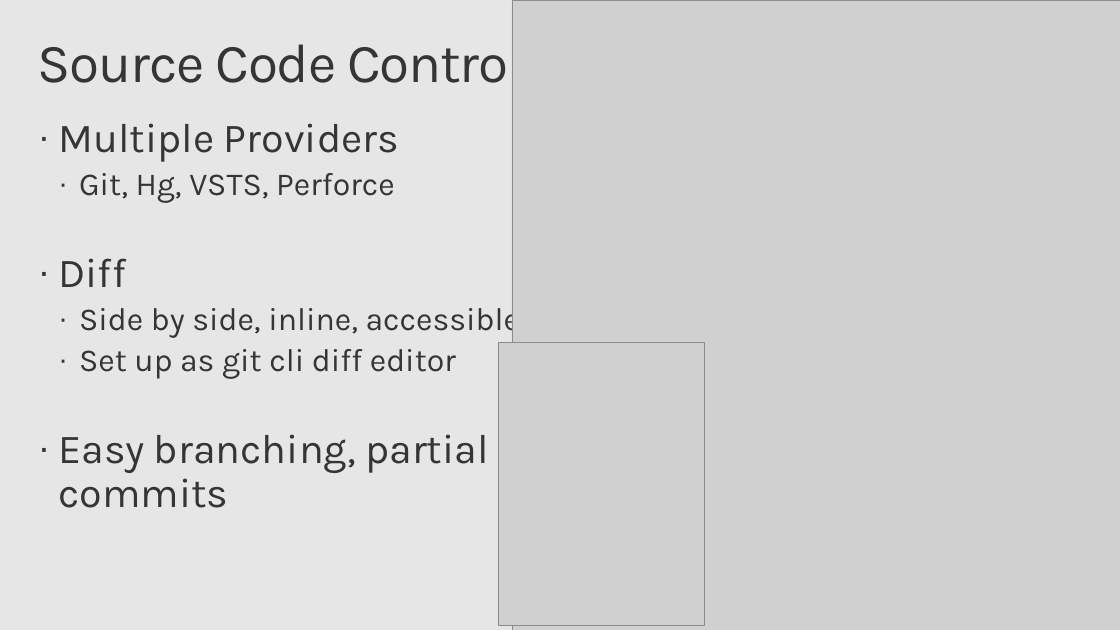
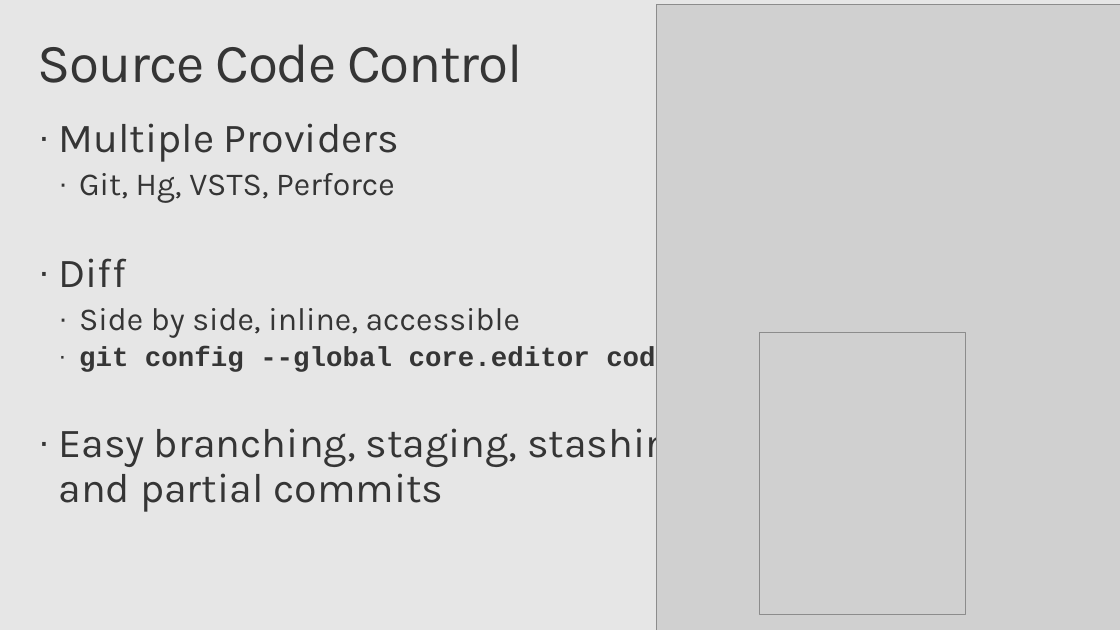
Before and after one commit to chrisdias/ignite2017, a slide deck: slide 12 of THR3028R.chrisdias.vscodetipstricks.pptx. Drawn at 1120x630 pixels with LibreOffice and Linux fonts; fonts in the diff are those of the drawing; grey boxes stand for pictures; background and template pictures are left out. Boxes give left, top, right and bottom in pixels: in the first picture for what was removed or moved away, otherwise in the second. Text is boxed around its words. In the diff, an @@ line names an element or a change of style, - is before the commit and + after.

```diff
--- a/THR3028R.chrisdias.vscodetipstricks.pptx
+++ b/THR3028R.chrisdias.vscodetipstricks.pptx
@@ picture: place and size @@
-picture at [512,1,1120,630]
+picture at [656,5,1120,630]
@@ text at [58,347,702,512]: text changed @@
-  · Set up as git cli diff editor
-· Easy branching, partial commits
+  · git config --global core.editor code
+· Easy branching, staging, stashing,
+  and partial commits
@@ picture: place and size @@
-picture at [498,343,704,625]
+picture at [759,332,965,614]
```
Also in this commit, not shown: 9 other slides changed, 2 other files.
